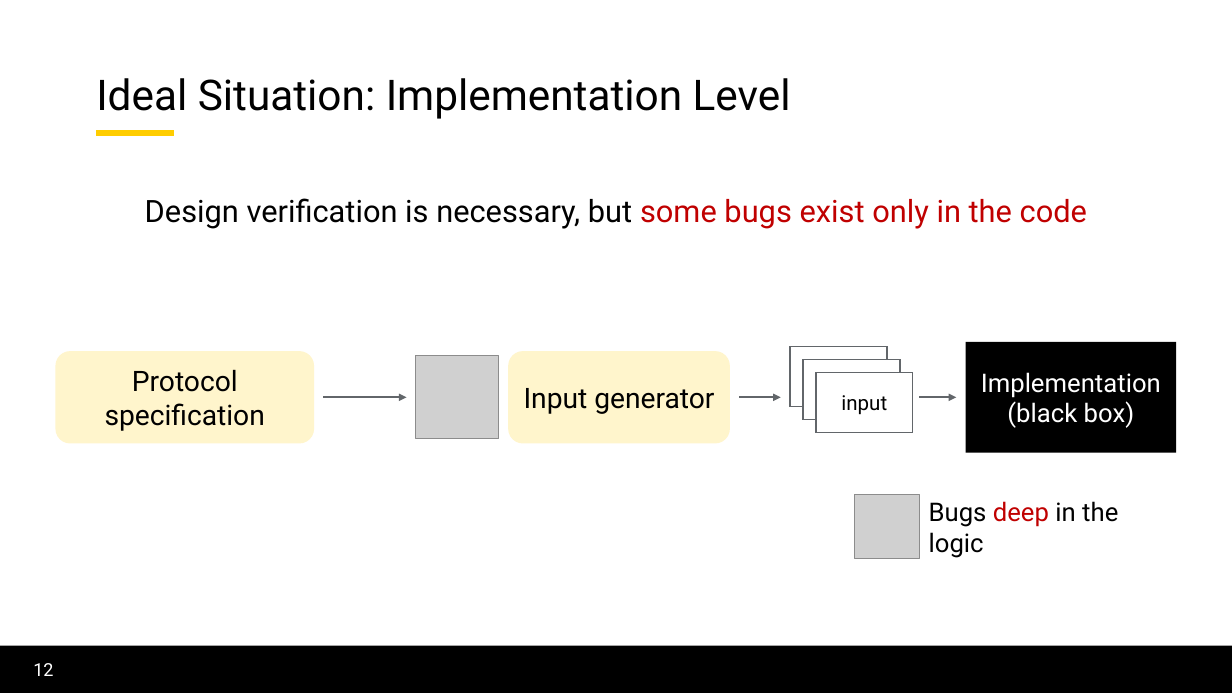
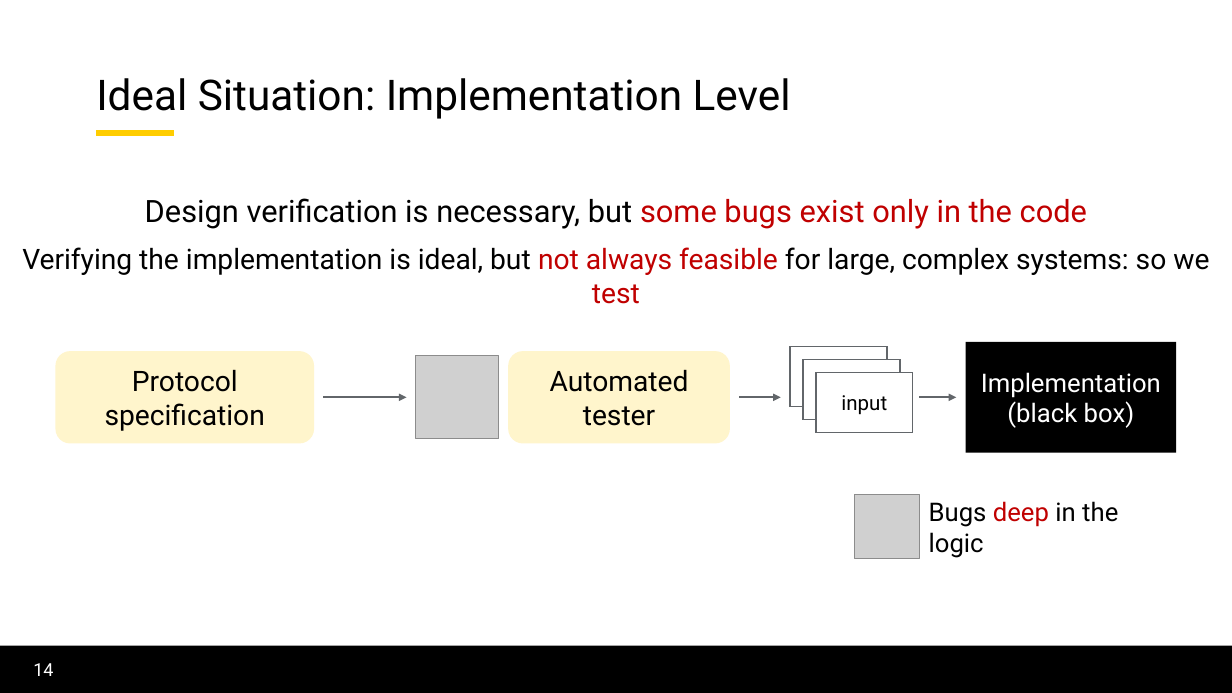
Before and after one commit to lorchrob/thesis_proposal_slides, a slide deck: slide 14 of slides.pptx (slide 12 before the commit). Drawn at 1232x693 pixels with LibreOffice and Linux fonts; fonts in the diff are those of the drawing; grey boxes stand for pictures; background and template pictures are left out. Boxes give left, top, right and bottom in pixels: in the first picture for what was removed or moved away, otherwise in the second. Text is boxed around its words. In the diff, an @@ line names an element or a change of style, - is before the commit and + after.

```diff
--- a/slides.pptx
+++ b/slides.pptx
@@ text added at [22, 247, 1209, 304], 22 pt, text #000000 @@
+Verifying the implementation is ideal, but not always feasible for large, complex systems: so we test
@@ text in rounded rectangle at [550, 369, 689, 426]: text changed @@
-Input generator
+Automated tester
@@ page number at [33, 663, 53, 676]: text changed @@
-12
+14
```
Also in this commit, not shown: 46 other slides changed, 14 slides added, 17 slides removed.
